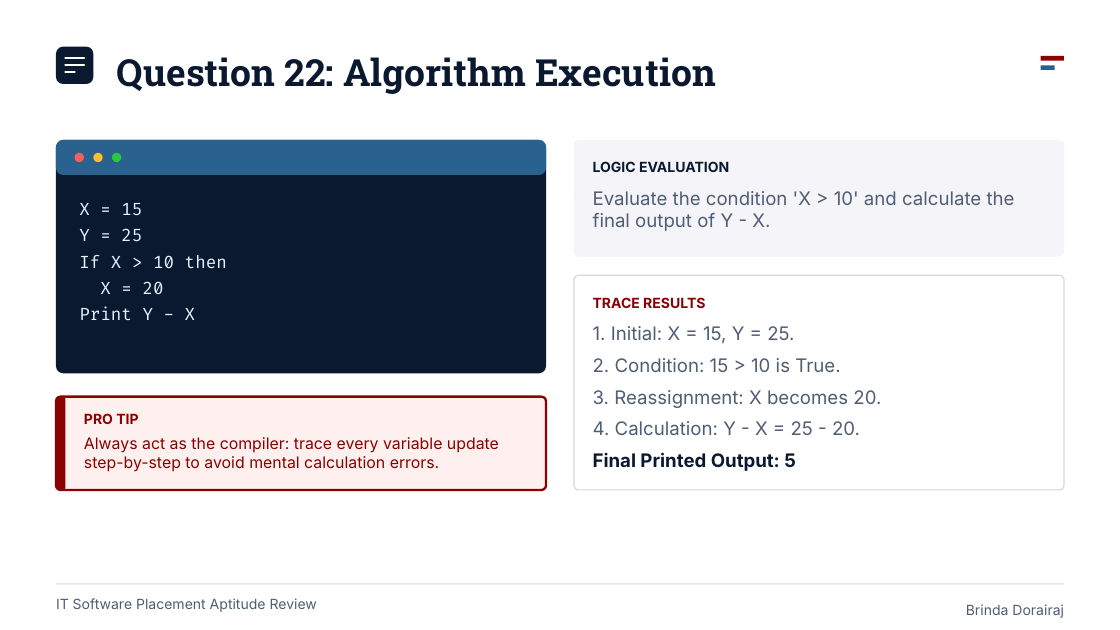
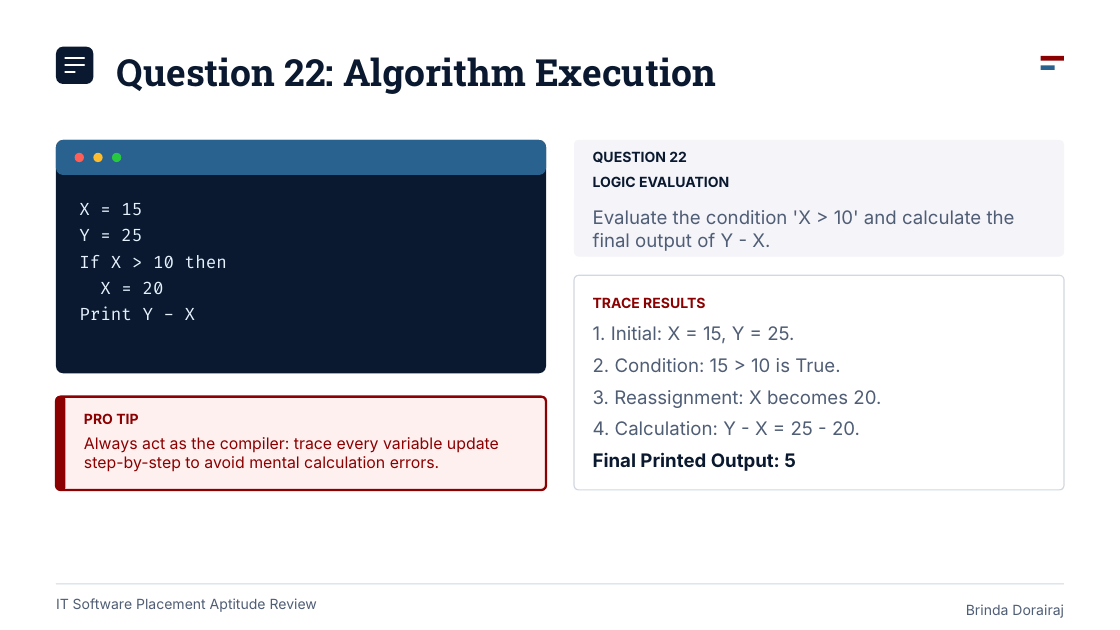
Before and after one commit to brinda-25/workshop, a slide deck: slide 13 of Day1/aptitude/aptitude_quiz.pptx. Drawn at 1120x630 pixels with LibreOffice and Linux fonts; fonts in the diff are those of the drawing. Boxes give left, top, right and bottom in pixels: in the first picture for what was removed or moved away, otherwise in the second. Text is boxed around its words. In the diff, an @@ line names an element or a change of style, - is before the commit and + after.

```diff
--- a/Day1/aptitude/aptitude_quiz.pptx
+++ b/Day1/aptitude/aptitude_quiz.pptx
@@ text "LOGIC EVALUATION": place and size @@
-text "LOGIC EVALUATION" at bbox=[593, 161, 729, 172]
+text "LOGIC EVALUATION" at bbox=[593, 176, 729, 187]
@@ text added at bbox=[593, 151, 687, 163], 9 pt, text #0A192F, bold @@
+QUESTION 22
@@ text "Evaluate the condition 'X > ...": place and size @@
-text "Evaluate the condition 'X > ..." at bbox=[593, 191, 1015, 231]
+text "Evaluate the condition 'X > ..." at bbox=[593, 210, 1015, 251]
```
Also in this commit, not shown: 4 other slides changed, 2 other files.
